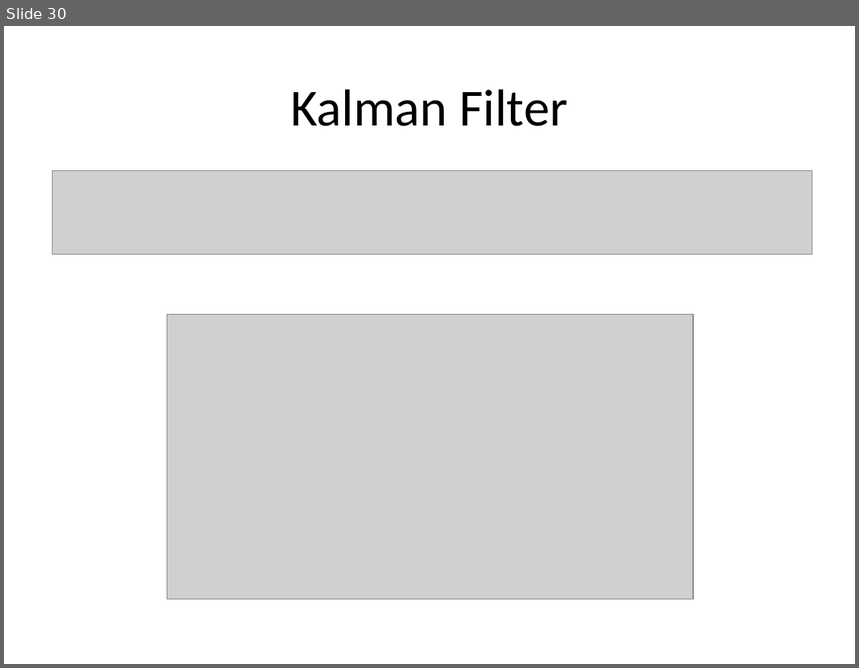
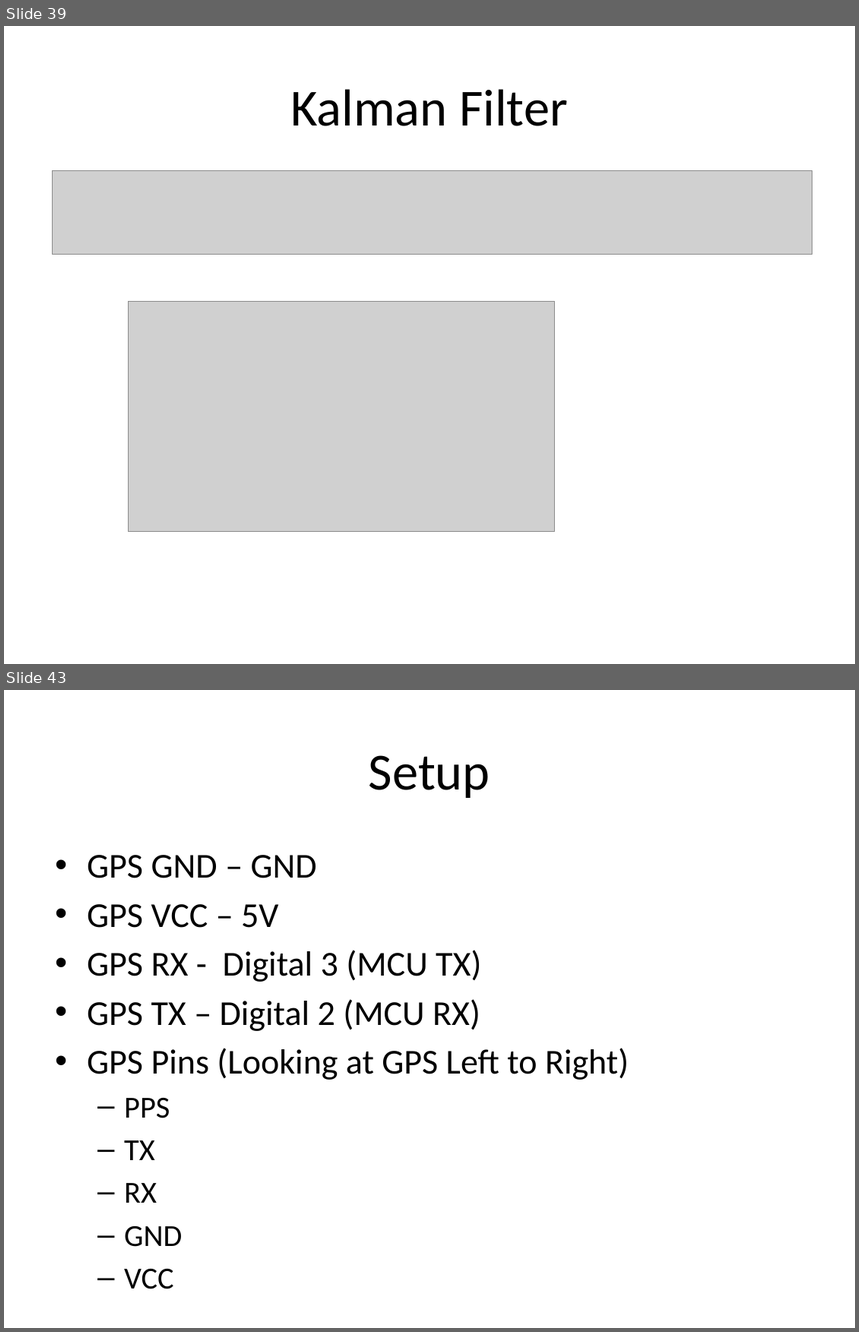
Before and after one commit to malex2/Cpp-Aircraft-Simulation, a slide deck: Simulation Outline.pptx. Shown one above the other, each under a label of ours: slide 30 before the commit, slides 39 and 43 after it; the slides between them are not shown. The pictures are 859x668 and 859x1332 pixels, drawn with LibreOffice and Linux fonts; fonts in the diff are those of the drawing; grey boxes stand for pictures. Boxes give left, top, right and bottom in pixels: in the first picture for what was removed or moved away, otherwise in the second. Text is boxed around its words. In the diff, an @@ line names an element or a change of style, - is before the commit and + after.

```diff
--- a/Simulation Outline.pptx
+++ b/Simulation Outline.pptx
@@ slide 43 added at (x1=4, y1=690, x2=855, y2=1328), background #FFFFFF @@
@@ title added at (x1=369, y1=755, x2=490, y2=798), 44 pt, text #000000 @@
+Setup
@@ text added at (x1=87, y1=855, x2=629, y2=1247), 29.6 pt, text #000000 @@
+• GPS GND – GND
+• GPS VCC – 5V
+• GPS RX - Digital 3 (MCU TX)
+• GPS TX – Digital 2 (MCU RX)
+• GPS Pins (Looking at GPS Left to Right)
+  – PPS
+  – TX
+  – RX
+  – GND
+  – VCC
@@ what was slide 30 is now slide 39 @@
@@ slide 39 changed as well @@
@@ picture resized from (x1=167, y1=315, x2=693, y2=600) to (x1=129, y1=302, x2=555, y2=532) @@
```
Also in this commit, not shown: 7 other slides changed, 21 other slides added, 1 slide removed, 34 other files.
